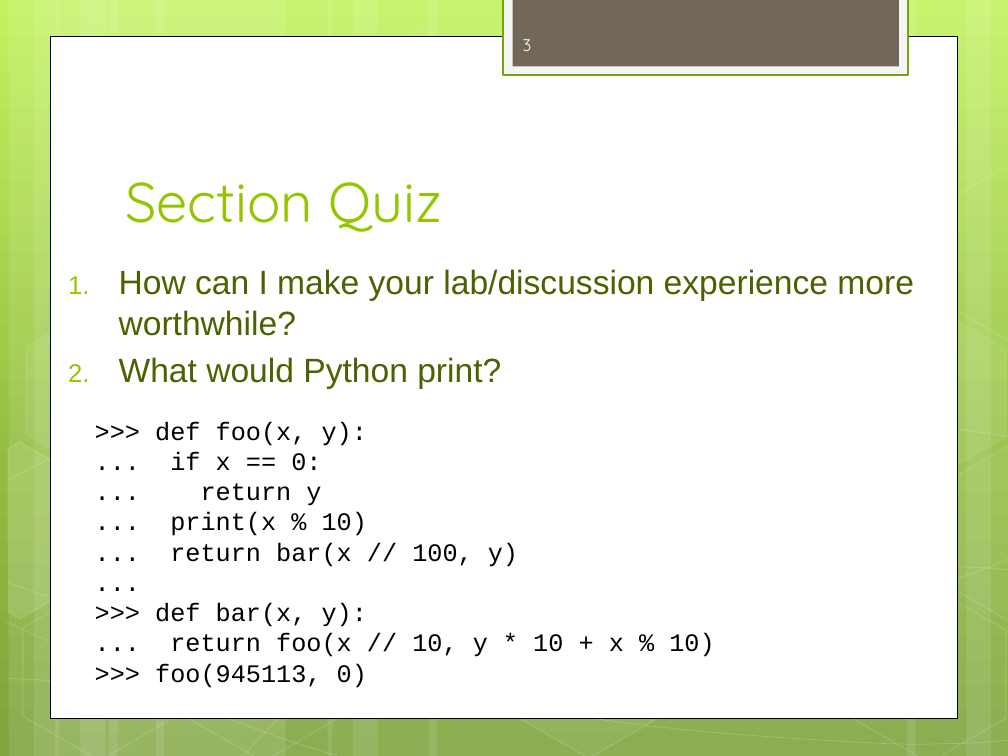
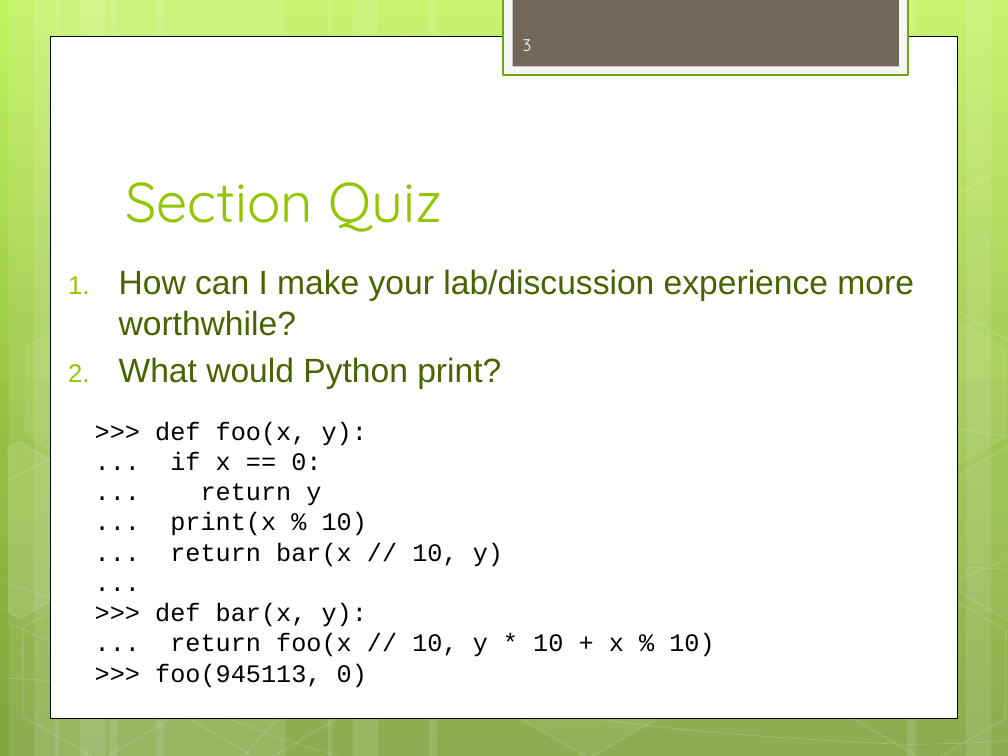
Before and after one commit to dicksontsai/dicksontsai.github.io, a slide deck: slide 3 of cs61a/discussion/disc3.pptx. Drawn at 1008x756 pixels with LibreOffice and Linux fonts; fonts in the diff are those of the drawing. Boxes give left, top, right and bottom in pixels: in the first picture for what was removed or moved away, otherwise in the second. Text is boxed around its words. In the diff, an @@ line names an element or a change of style, - is before the commit and + after.

```diff
--- a/cs61a/discussion/disc3.pptx
+++ b/cs61a/discussion/disc3.pptx
@@ text at [170,542,503,567]: text changed @@
-... return bar(x // 100, y)
+... return bar(x // 10, y)
```
Also in this commit, not shown: 1 slide added, 4 other files.
